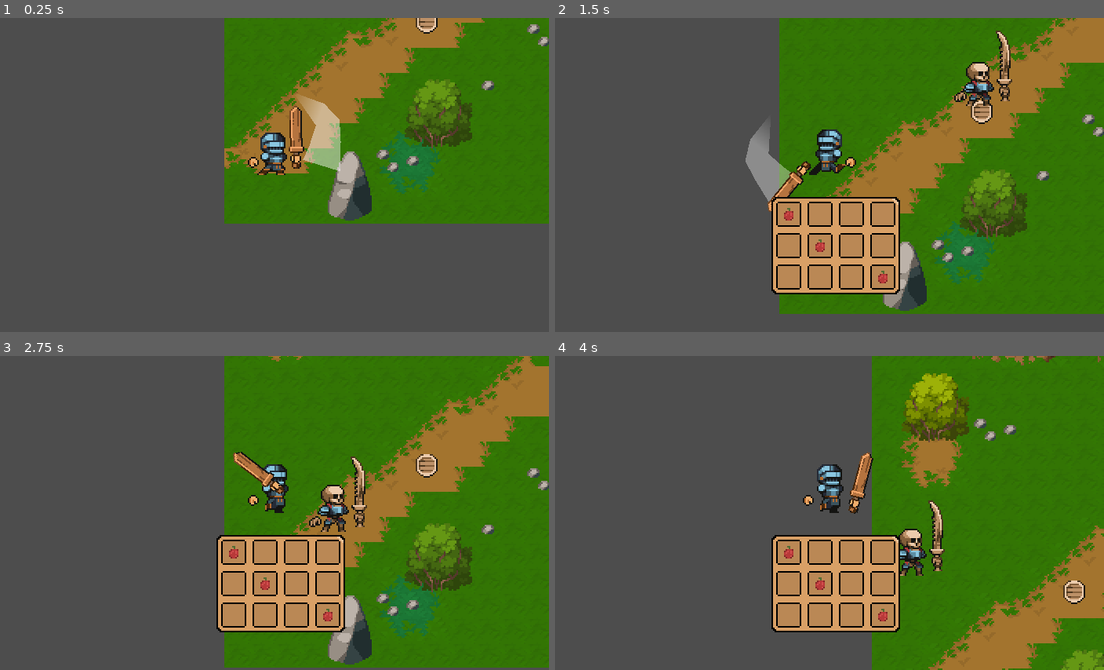
Above: before the commit, frames 1-4 (two rows, left to right).
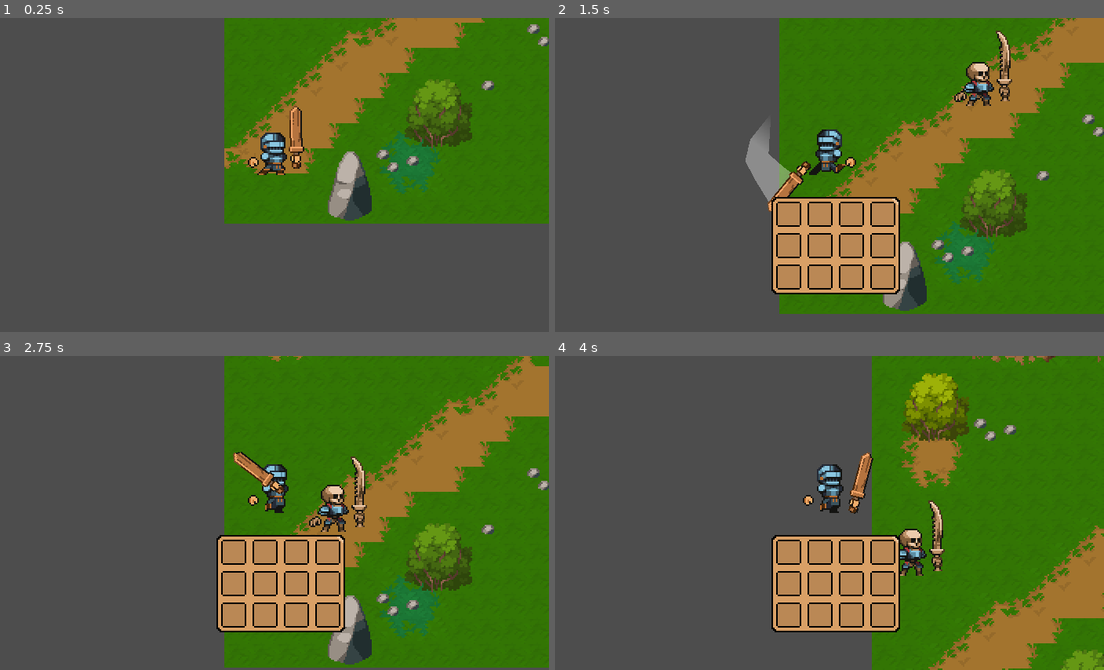
Above: after the commit, the same moments.

Repository: victordev018/Turning-Back-the-Pain
Game: Godot game, scene res://scenes/world_1.tscn
Same seed, same stepped clock (60 frames per second), same inputs: the game is played once before the commit and once after it.
Inputs (mouse positions are in pixels of both pictures, inside the frame that each line leads up to):
- Up to frame 1 (0.25 s): no input
- Up to frame 2 (1.5 s): tap Enter (ui_accept) at 0.5, 0.77 s; move the mouse to (950, 159) at 0.52 s; hold W (move_up) 0.53-1.28 s; tap Tab (inv) at 0.6 s; move the mouse to (719, 190) at 1.27 s; hold S (move_down) from 1.28 s (still down); click (719, 190) at 1.35 s
- Up to frame 3 (2.75 s): tap Enter (ui_accept) at 1.52 s; tap Tab (inv) at 1.55, 2.1 s; move the mouse to (329, 443) at 2.02 s; release S (move_down) at 2.03 s; hold W (move_up) from 2.03 s (still down)
- Up to frame 4 (4 s): move the mouse to (802, 575) at 2.77 s; tap D (move_rigth) at 2.85 s; tap Enter (ui_accept) at 3.02, 3.77 s; tap Tab (inv) at 3.05, 3.8 s; move the mouse to (994, 560) at 3.52 s; release W (move_up) at 3.53 s; hold A (move_left) from 3.53 s (still down); right-click (994, 560) at 3.6 s

The runs differ from the first frame. In frame 1, 1.3% of the frame differs, in the area x 54-80%, y 0-49%; in frame 2, 0.4%; in frame 3, 0.4%; in frame 4, 0.4%.

Commit message:
Adding items colletibles in main world and storing them in inventory

Diff:
--- /dev/null
+++ b/Inventory/Scripts/Inv_slot.gd
@@ -0,0 +1,7 @@
+extends Resource
+
+class_name InvSlot
+
+@export_category("Inv Slot")
+@export var item: InvItem;
+@export var amount: int;
--- a/Inventory/Scripts/inv_ui.gd
+++ b/Inventory/Scripts/inv_ui.gd
@@ -9,13 +9,15 @@
 @onready var slots: Array = $NinePatchRect/GridContainer.get_children();
 
 func _ready():
-	uppdadat_slots()
+	# conectando sianal de update com a função uppdat_alot
+	inv.update.connect(uppdadat_slots);
+	uppdadat_slots();
 	close();
 
 ## função para atualizar cada slot:
-func uppdadat_slots() -> void:
-	for item in range(inv.items.size()):
-		slots[item].uppdatIcon(inv.items[item])
+func uppdadat_slots():
+	for item in range(inv.slots.size()):
+		slots[item].uppdatIcon(inv.slots[item])
 
 
 func _process(delta) -> void:
--- a/Inventory/Scripts/inv_ui_slot.gd
+++ b/Inventory/Scripts/inv_ui_slot.gd
@@ -3,10 +3,17 @@
 ## referência para o icone do intem:
 @onready var icon_visual: Sprite2D = get_node("CenterContainer/Panel/item_icon");
 
+## variável de contorle do texto do amount
+@onready var amount_text: Label = get_node("CenterContainer/Panel/Label")
+
 ## função para atualizar o ícone na grade do inventário:
-func uppdatIcon(item: InvItem) -> void:
-		if not item: # se não este espaço estiver vazio
+func uppdatIcon(slot: InvSlot) -> void:
+		if not slot.item: # se este espaço estiver vazio
+			amount_text.visible = false;
 			icon_visual.visible = false;
 		else:
 			icon_visual.visible = true;
-			icon_visual.texture = item.texture;
+			icon_visual.texture = slot.item.texture;
+			if slot.amount > 1:
+				amount_text.visible = true;
+			amount_text.text = str(slot.amount);
--- a/Inventory/Scripts/inventory.gd
+++ b/Inventory/Scripts/inventory.gd
@@ -2,4 +2,20 @@
 
 class_name Inventory;
 
-@export var items: Array[InvItem];
+## swinal para atualizar slot
+signal update;
+
+@export var slots: Array[InvSlot];
+
+## função para inserir um novo item no slot:
+func insert(item: InvItem) -> void:
+	#  items_slots será uma nova lista contendo apenas os elementos de slots onde slot.item é igual a item.
+	var items_slots = slots.filter(func(slot): return slot.item == item)
+	if !items_slots.is_empty():   # se a lista não estiver vazia
+		items_slots[0].amount += 1;
+	else:      # para os slots vazios
+		var emptyslot = slots.filter(func(slot): return slot.item == null);
+		if !emptyslot.is_empty():
+			emptyslot[0].item = item;
+			emptyslot[0].amount = 1;
+	update.emit();  # emitindo sinal
--- a/Inventory/Ui inventory/inv_ui_slot.tscn
+++ b/Inventory/Ui inventory/inv_ui_slot.tscn
@@ -24,3 +24,13 @@
 layout_mode = 2
 
 [node name="item_icon" type="Sprite2D" parent="CenterContainer/Panel"]
+
+[node name="Label" type="Label" parent="CenterContainer/Panel"]
+custom_minimum_size = Vector2(19, 23)
+layout_mode = 0
+offset_left = -2.0
+offset_top = -3.0
+offset_right = 17.0
+offset_bottom = 20.0
+scale = Vector2(0.5, 0.5)
+horizontal_alignment = 2
--- /dev/null
+++ b/Inventory/collectibles/apple.gd
@@ -0,0 +1,12 @@
+extends Area2D
+
+
+## var de item coletável:
+@export var item: InvItem;
+
+## quando o player colidir com a maçã:
+func _on_body_entered(body):
+	if body is Player:
+		body.collect(item)
+		await get_tree().create_timer(0.1).timeout; # time para a maçã permanecer
+		self.queue_free();
--- /dev/null
+++ b/Inventory/collectibles/apple.tscn
@@ -0,0 +1,22 @@
+[gd_scene load_steps=5 format=3 uid="uid://d3krqwsnqecvh"]
+
+[ext_resource type="Script" path="res://Inventory/collectibles/apple.gd" id="1_3mcn0"]
+[ext_resource type="Texture2D" uid="uid://byds0dhdn0anf" path="res://Inventory/assets/apple-icon.png" id="1_ykda2"]
+[ext_resource type="Resource" uid="uid://v5706c06s0ku" path="res://Inventory/Items/apple.tres" id="2_ou8vu"]
+
+[sub_resource type="CircleShape2D" id="CircleShape2D_1uhr4"]
+radius = 3.0
+
+[node name="Apple" type="Area2D"]
+scale = Vector2(2, 2)
+script = ExtResource("1_3mcn0")
+item = ExtResource("2_ou8vu")
+
+[node name="CollisionShape2D" type="CollisionShape2D" parent="."]
+position = Vector2(0, 1)
+shape = SubResource("CircleShape2D_1uhr4")
+
+[node name="Sprite2D" type="Sprite2D" parent="."]
+texture = ExtResource("1_ykda2")
+
+[connection signal="body_entered" from="." to="." method="_on_body_entered"]
--- a/Inventory/inventorys/player_inventory.tres
+++ b/Inventory/inventorys/player_inventory.tres
@@ -1,8 +1,56 @@
-[gd_resource type="Resource" script_class="Inventory" load_steps=3 format=3 uid="uid://bths5kahauj4j"]
+[gd_resource type="Resource" script_class="Inventory" load_steps=15 format=3 uid="uid://bths5kahauj4j"]
 
-[ext_resource type="Resource" uid="uid://v5706c06s0ku" path="res://Inventory/Items/apple.tres" id="1_c603y"]
+[ext_resource type="Script" path="res://Inventory/Scripts/Inv_slot.gd" id="2_hsm67"]
 [ext_resource type="Script" path="res://Inventory/Scripts/inventory.gd" id="2_qa7y7"]
+
+[sub_resource type="Resource" id="Resource_twmdn"]
+script = ExtResource("2_hsm67")
+amount = 0
+
+[sub_resource type="Resource" id="Resource_jpfxu"]
+script = ExtResource("2_hsm67")
+amount = 0
+
+[sub_resource type="Resource" id="Resource_lkqkg"]
+script = ExtResource("2_hsm67")
+amount = 0
+
+[sub_resource type="Resource" id="Resource_ttc25"]
+script = ExtResource("2_hsm67")
+amount = 0
+
+[sub_resource type="Resource" id="Resource_jc2by"]
+script = ExtResource("2_hsm67")
+amount = 0
+
+[sub_resource type="Resource" id="Resource_x3ndu"]
+script = ExtResource("2_hsm67")
+amount = 0
+
+[sub_resource type="Resource" id="Resource_e1nwp"]
+script = ExtResource("2_hsm67")
+amount = 0
+
+[sub_resource type="Resource" id="Resource_k2sxh"]
+script = ExtResource("2_hsm67")
+amount = 0
+
+[sub_resource type="Resource" id="Resource_hg8sn"]
+script = ExtResource("2_hsm67")
+amount = 0
+
+[sub_resource type="Resource" id="Resource_6vcnl"]
+script = ExtResource("2_hsm67")
+amount = 0
+
+[sub_resource type="Resource" id="Resource_1bq1j"]
+script = ExtResource("2_hsm67")
+amount = 0
+
+[sub_resource type="Resource" id="Resource_7yicc"]
+script = ExtResource("2_hsm67")
+amount = 0
 
 [resource]
 script = ExtResource("2_qa7y7")
-items = Array[Resource("res://Inventory/Scripts/item_inventory.gd")]([ExtResource("1_c603y"), null, null, null, null, ExtResource("1_c603y"), null, null, null, null, null, ExtResource("1_c603y")])
+slots = Array[ExtResource("2_hsm67")]([SubResource("Resource_twmdn"), SubResource("Resource_jpfxu"), SubResource("Resource_lkqkg"), SubResource("Resource_ttc25"), SubResource("Resource_jc2by"), SubResource("Resource_x3ndu"), SubResource("Resource_e1nwp"), SubResource("Resource_k2sxh"), SubResource("Resource_hg8sn"), SubResource("Resource_6vcnl"), SubResource("Resource_1bq1j"), SubResource("Resource_7yicc")])
--- a/scenes/player.tscn
+++ b/scenes/player.tscn
@@ -450,7 +450,7 @@
 shape = SubResource("RectangleShape2D_abuey")
 
 [node name="Polygon2D" type="Polygon2D" parent="SwordNode"]
-modulate = Color(1, 1, 1, 0.470588)
+modulate = Color(1, 1, 1, 0)
 z_index = -1
 position = Vector2(-6, -4)
 rotation = 0.0147984
--- a/scenes/world_1.tscn
+++ b/scenes/world_1.tscn
@@ -6,6 +6,7 @@
 [ext_resource type="PackedScene" uid="uid://cxhr2idu8by75" path="res://scenes/ui.tscn" id="3_q4du6"]
 [ext_resource type="PackedScene" uid="uid://bvhvxnpowlfjg" path="res://scenes/card.tscn" id="4_3dfb4"]
 [ext_resource type="PackedScene" uid="uid://v3ay7rjxxyl2" path="res://scenes/enemy_skeletonBACKUP.tscn" id="6_vdype"]
+[ext_resource type="PackedScene" uid="uid://d3krqwsnqecvh" path="res://Inventory/collectibles/apple.tscn" id="7_7wyi8"]
 
 [node name="World-1" type="Node2D"]
 script = ExtResource("1_l55ne")
@@ -21,9 +22,20 @@
 position = Vector2(33, 562)
 
 [node name="CardArea" parent="." instance=ExtResource("4_3dfb4")]
-position = Vector2(131, 465)
+position = Vector2(55, 304)
 
 [node name="UI" parent="." instance=ExtResource("3_q4du6")]
 
 [node name="EnemySkeleton" parent="." instance=ExtResource("6_vdype")]
 position = Vector2(199, 388)
+
+[node name="Apples collectibles" type="Node" parent="."]
+
+[node name="Apple3" parent="Apples collectibles" instance=ExtResource("7_7wyi8")]
+position = Vector2(685, 234)
+
+[node name="Apple2" parent="Apples collectibles" instance=ExtResource("7_7wyi8")]
+position = Vector2(637, 178)
+
+[node name="Apple" parent="Apples collectibles" instance=ExtResource("7_7wyi8")]
+position = Vector2(557, 221)
--- a/scripts/player.gd
+++ b/scripts/player.gd
@@ -118,3 +118,7 @@
 func take_damage():
 	print("-1 in life")
 	playerLife -= 1
+
+## função de coleta de item:
+func collect(item):
+	inv.insert(item);
Not shown: 1 places in scenes/world_1.tscn that only renumber resources
